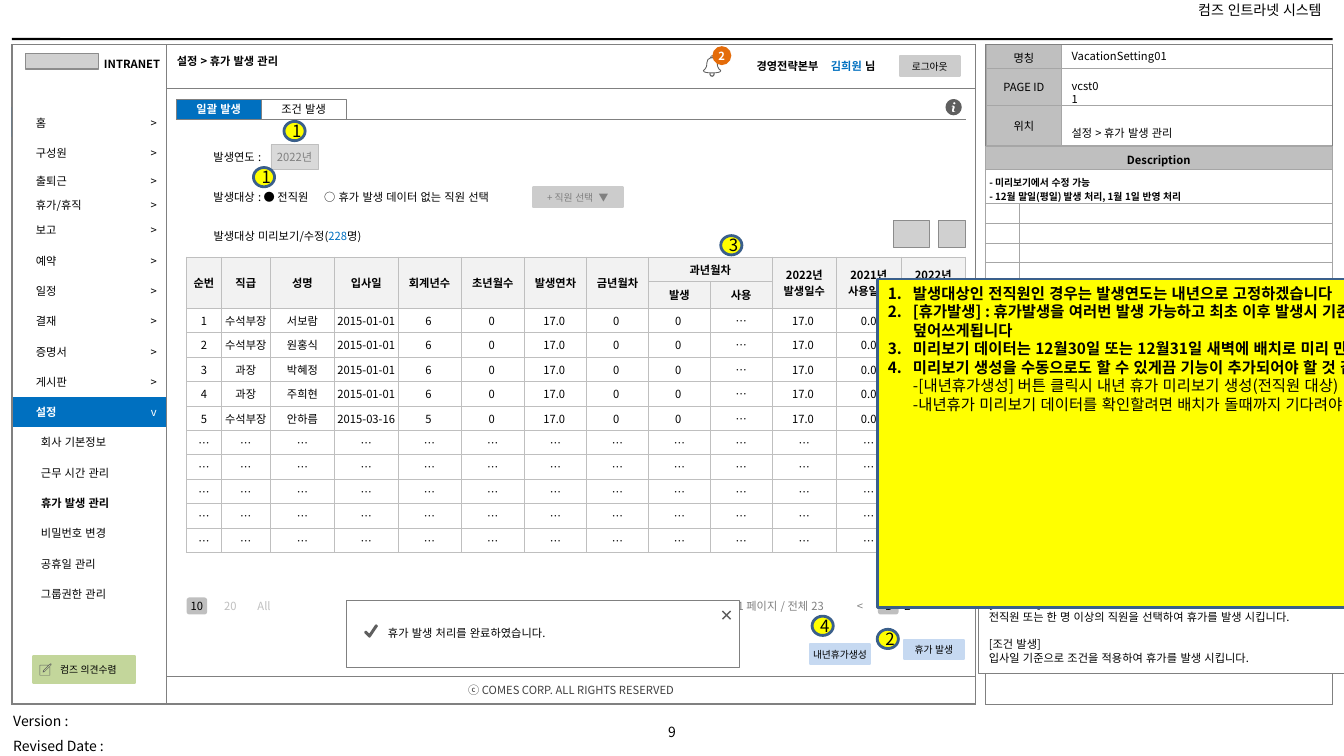
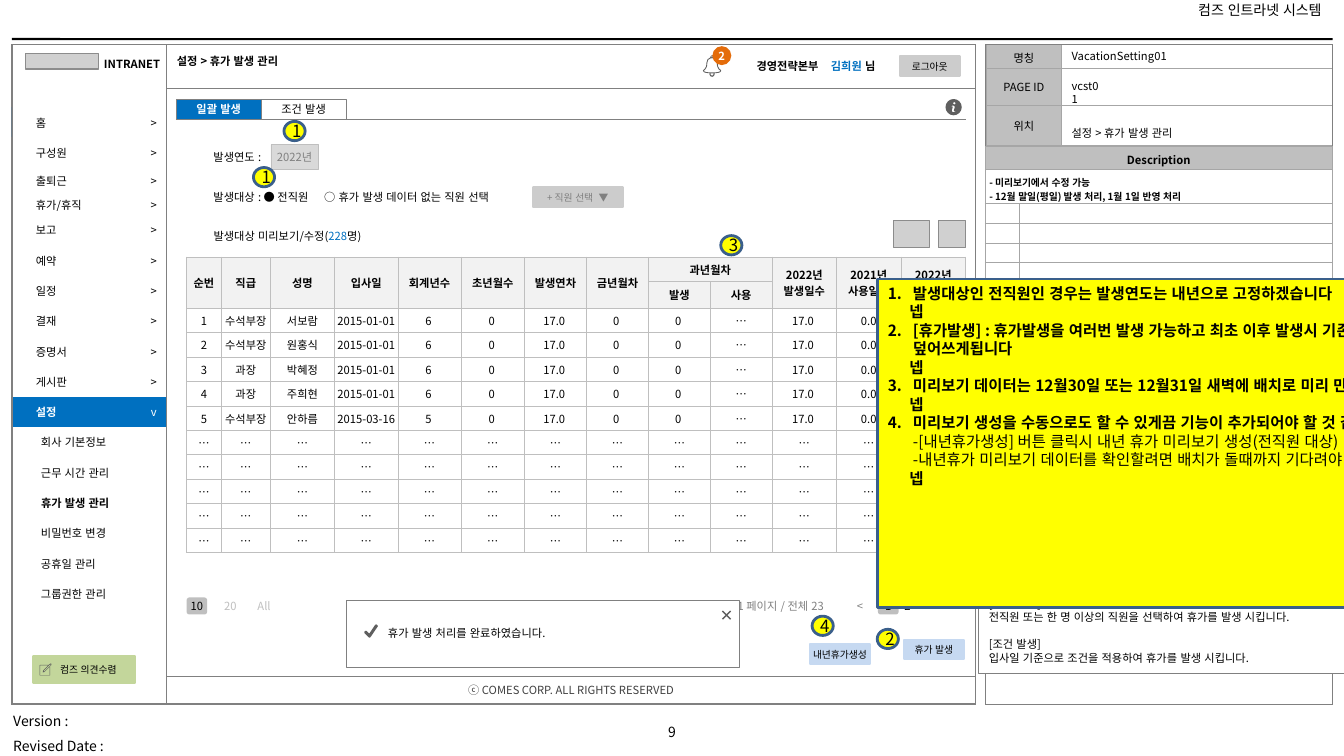
Before and after one commit to yamdeng/coms_groupware, a slide deck: slide 9 of docs/컴즈_인트라넷 시스템_화면 설계서_V0.80_안용성질의사항_1011.pptx. Drawn at 1344x756 pixels with LibreOffice and Linux fonts; fonts in the diff are those of the drawing; grey boxes stand for pictures; background and template pictures are left out. Boxes give left, top, right and bottom in pixels: in the first picture for what was removed or moved away, otherwise in the second. Text is boxed around its words. In the diff, an @@ line names an element or a change of style, - is before the commit and + after.

```diff
--- a/docs/컴즈_인트라넷 시스템_화면 설계서_V0.80_안용성질의사항_1011.pptx
+++ b/docs/컴즈_인트라넷 시스템_화면 설계서_V0.80_안용성질의사항_1011.pptx
@@ text in rectangle at (909,304,923,318): paragraph added @@
+넵
@@ text in rectangle at (909,360,923,374): paragraph added @@
+넵
@@ text in rectangle at (909,397,923,411): paragraph added @@
+넵
@@ text in rectangle at (909,471,923,485): paragraph added @@
+넵
```
Also in this commit, not shown: 13 other slides changed, 20 other files.
